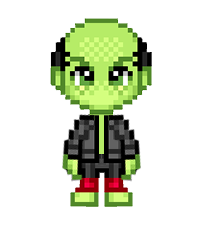
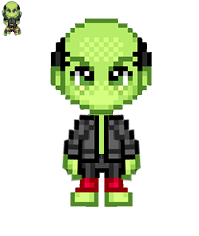
Layers edited between the first and the second w=199, h=236 image:
added group "V1 copie" (1st of 3) with 14 layers above "V1 copie" over (1, 1, 23, 33)
added group "bras" (1st of 4, in "V1 copie") with 2 layers in group "V1 copie" over (1, 10, 23, 22)
added layer "Calque 1 copie" (1st of 4, in "V1 copie" › "bras") in group "bras" over (1, 10, 9, 20)
added layer "Calque 13" in group "bras" over (13, 11, 23, 22)
added group "tete" (1st of 4, in "V1 copie") with 1 layers in group "V1 copie" over (3, 1, 20, 18)
added layer "Calque 12" in group "tete" over (3, 1, 20, 18)
added group "veste" (1st of 4, in "V1 copie") with 3 layers in group "V1 copie" over (8, 17, 16, 25)
added group "pieds" (1st of 4, in "V1 copie") with 2 layers in group "V1 copie" over (5, 24, 20, 33)
added layer "droite" (1st of 4, in "V1 copie" › "pieds") in group "pieds" over (13, 25, 20, 33)
added layer "gauche" (1st of 4, in "V1 copie" › "pieds") in group "pieds" over (5, 24, 12, 31)
added group "V1 copie" (2nd of 3) with 14 layers above "V1 copie" over (3, 13, 22, 37)
added group "bras" (2nd of 4, in "V1 copie") with 2 layers in group "V1 copie" over (3, 24, 22, 36)
added layer "Calque 1 copie" (2nd of 4, in "V1 copie" › "bras") in group "bras" over (3, 26, 10, 36)
added layer "Calque 10" in group "bras" over (13, 24, 22, 35)
added group "tete" (2nd of 4, in "V1 copie") with 1 layers in group "V1 copie" over (3, 13, 20, 28)
added layer "Calque 9" in group "tete" over (3, 13, 20, 28)
added group "veste" (2nd of 4, in "V1 copie") with 3 layers in group "V1 copie" over (8, 21, 16, 29)
added group "pieds" (2nd of 4, in "V1 copie") with 2 layers in group "V1 copie" over (5, 28, 20, 37)
added layer "droite" (2nd of 4, in "V1 copie" › "pieds") in group "pieds" over (13, 29, 20, 37)
added layer "gauche" (2nd of 4, in "V1 copie" › "pieds") in group "pieds" over (5, 28, 12, 35)
…and 10 more changes (10 added)
